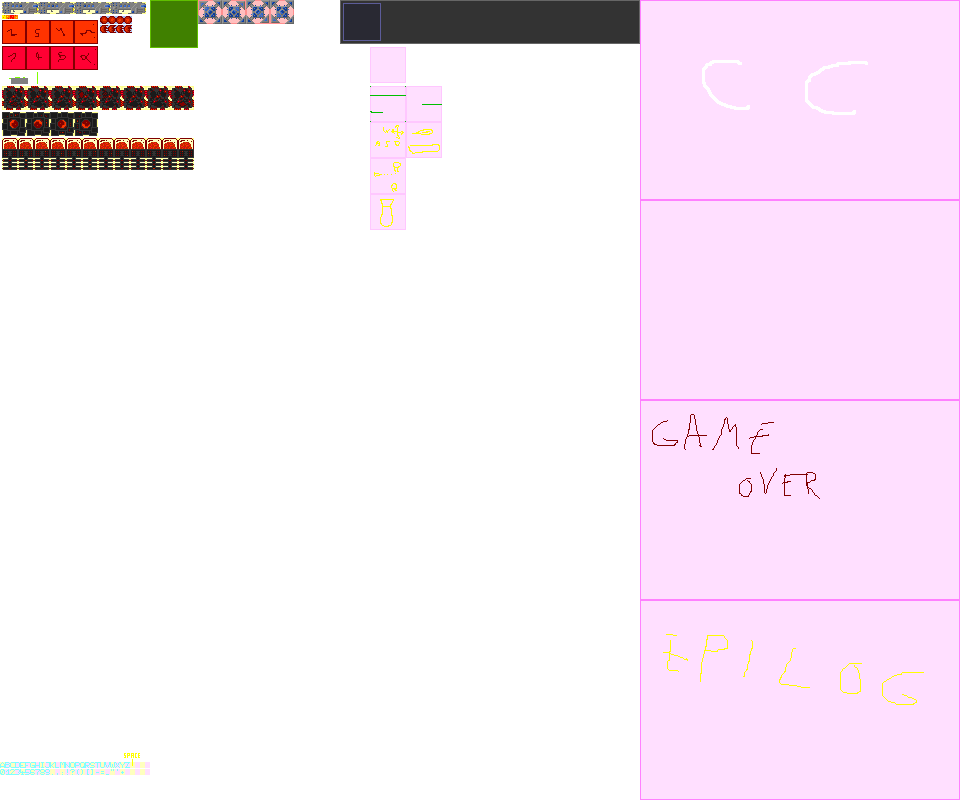
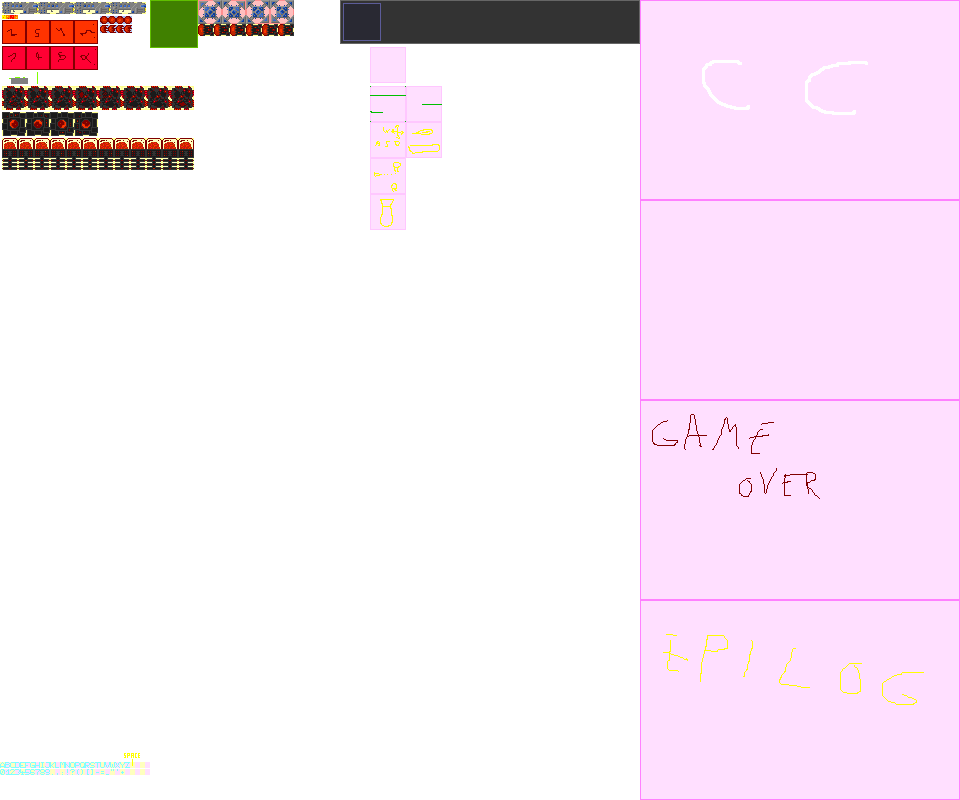
Comparing the layer stacks of the two w=960, h=800 images. Changes:
painted on "sprites" over [198,24,294,36]
painted on "helpers" over [198,24,294,36]
